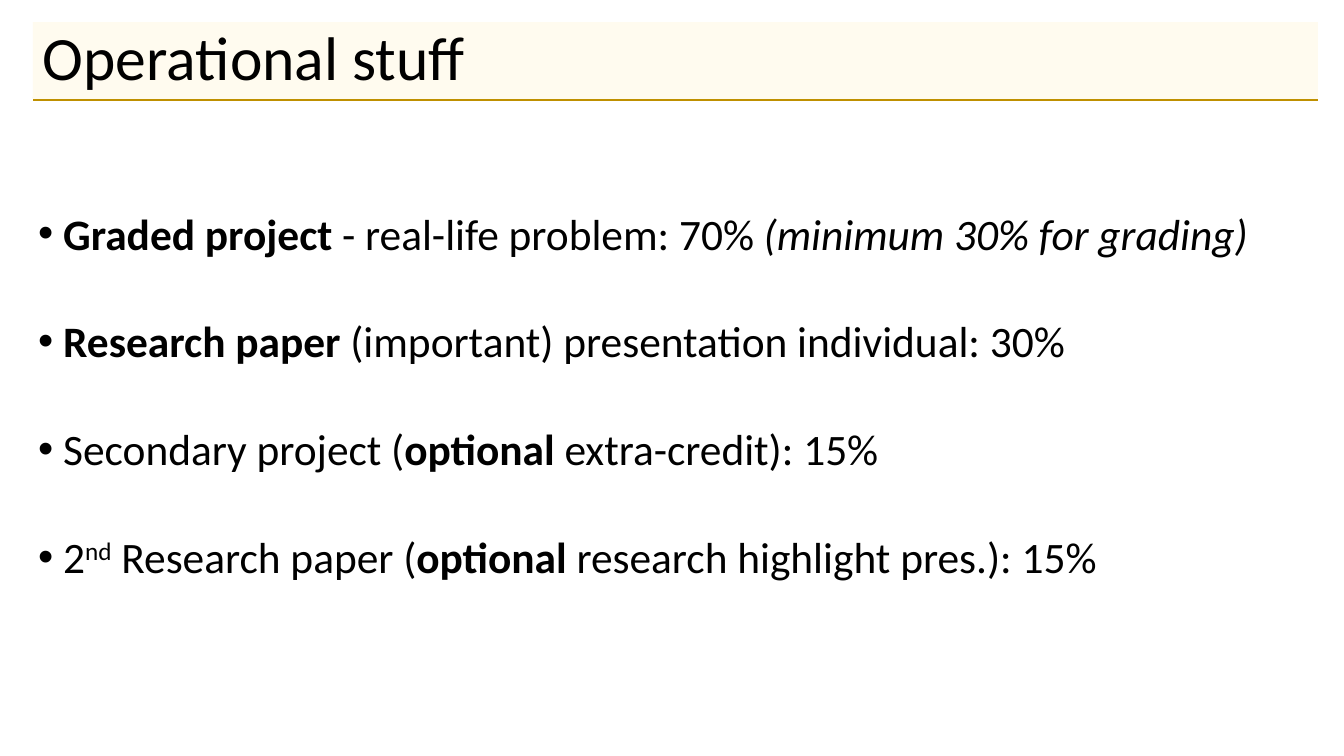
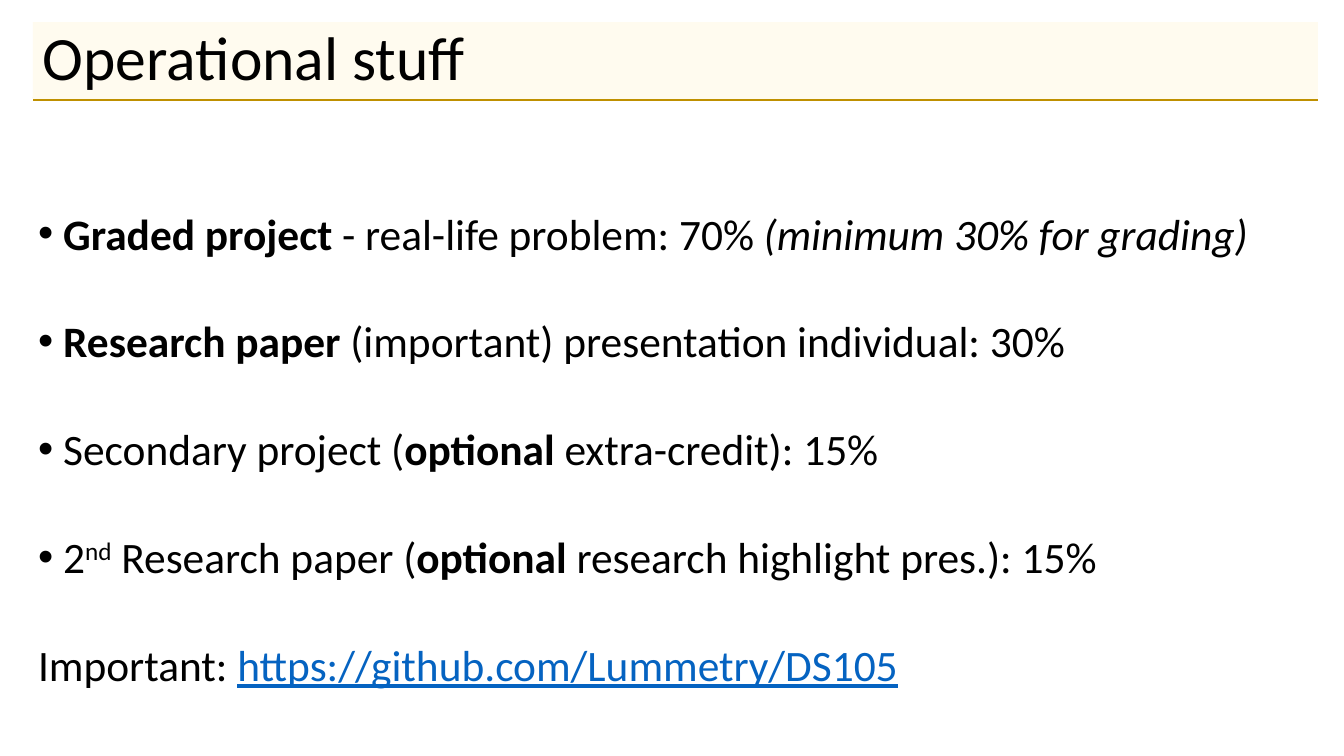
Before and after one commit to Lummetry/DS105, a slide deck: slide 4 of DS105-01.pptx. Drawn at 1344x756 pixels with LibreOffice and Linux fonts; fonts in the diff are those of the drawing. Boxes give left, top, right and bottom in pixels: in the first picture for what was removed or moved away, otherwise in the second. Text is boxed around its words. In the diff, an @@ line names an element or a change of style, - is before the commit and + after.

Commit message:
update 1st

```diff
--- a/DS105-01.pptx
+++ b/DS105-01.pptx
@@ text at [38, 651, 897, 689]: paragraph added @@
+Important: https://github.com/Lummetry/DS105
```
